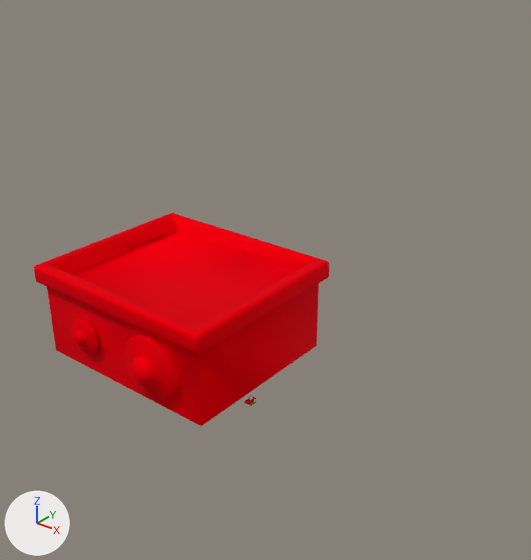
Renders of the FBX model Import/_MESH/Static Mesh Final/SK_DROBOT_.fbx from each side of a commit.
Both versions are drawn from a camera (50 mm lens) standing at (1.041, -1.235, 1.145) and looking at (0.031, 0.028, 0.362). Lighting does not change. The marker at lower left points along +X, +Y and +Z. Where no turn or scale is listed for an object, it has been applied to the vertices.

In view in the first picture: 'Bac', 'Main'.
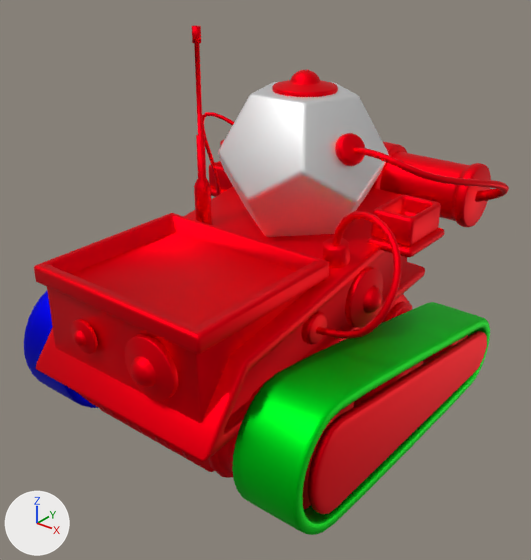
Location of each change, [x1, y1, x2, y2] in pixels of the pictures (531 x 560 px; the box of a moved part takes in the faces that stretch with it):
'MAIN_BODY', added (red): after [24, 25, 509, 535]
    faces in mat_m_robotmain (red #f80018): [36, 25, 509, 514]
    faces in mat_m_chain_left (green #00e722): [232, 302, 490, 535]
    faces in mat_m_dodecahèdre (white #e7e7e7): [218, 82, 389, 237]
    faces in mat_m_chain_right (blue #0001e7): [24, 291, 98, 408]
'Bac', surface changed: [34, 213, 329, 426] in both
'Main', deleted: before [244, 395, 256, 406]
part 1 of me_mesh_049, moved or reshaped: [71, 320, 98, 354] in both

What the commit changed:
In material 'M_RobotMain' (mat_m_robotmain), roughness goes from 0.859 to 0.553.
In material 'M_Dodecahèdre' (mat_m_dodecahèdre), metallic goes from 0.0 to 1.0.
In material 'M_CHAIN_LEFT' (mat_m_chain_left), metallic goes from 0.0 to 1.0.
me_mesh_049 is used by ob_bac; location (0.0, 0.0, 0.0).
me_mesh_049 had 1326 vertices, 1393 faces and spanned x -0.242..0.242, y -0.459..-0.011, z 0.275..0.487.
me_mesh_049 now has 1324 vertices, 1393 faces and spans x -0.242..0.242, y -0.459..-0.011, z 0.275..0.487.
Part 1, on me_mesh_049:
1 vertex is removed from x -0.098, y -0.414, z 0.361.
152 faces are deleted.
42 vertices move within x -0.136..-0.06, y -0.431..-0.418, z 0.323..0.399.
152 new faces join them.
Mesh me_a_low is new.
It has 11332 vertices, 11782 faces and spans x -0.437..0.438, y -0.45..0.598, z 0.001..0.935.
Faces by material slot: [10369, 117, 648, 648].
It uses material mat_m_robotmain (red #f80018).
It uses material mat_m_dodecahèdre (white #e7e7e7).
It uses material mat_m_chain_right (blue #0001e7).
It uses material mat_m_chain_left (green #00e722).
Object 'Main' (ob_main) is deleted.
Object 'MAIN_BODY' (ob_main_body) is new; it shows me_a_low.
Its location is (0.0, 0.0, 0.0).
